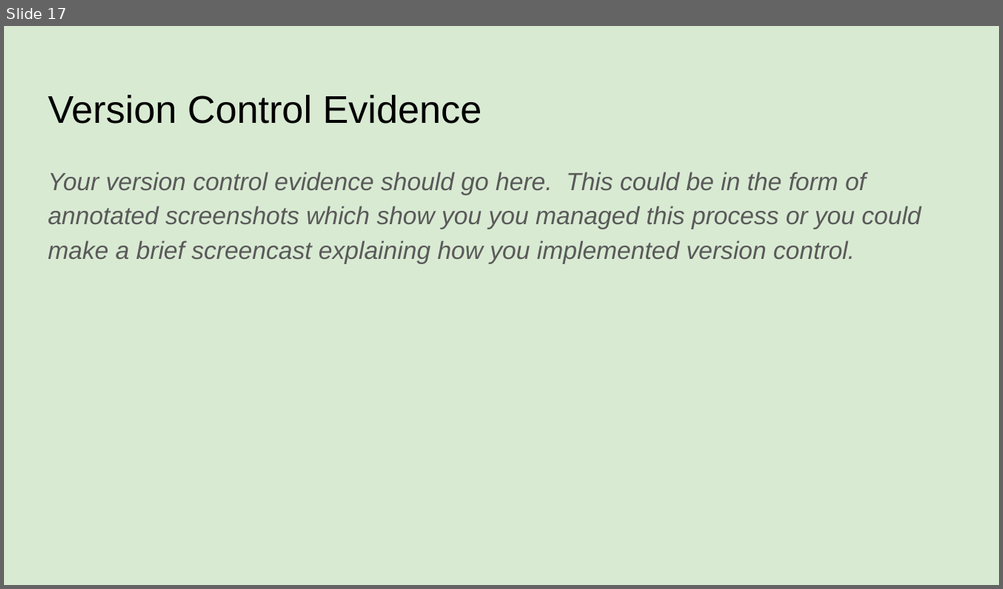
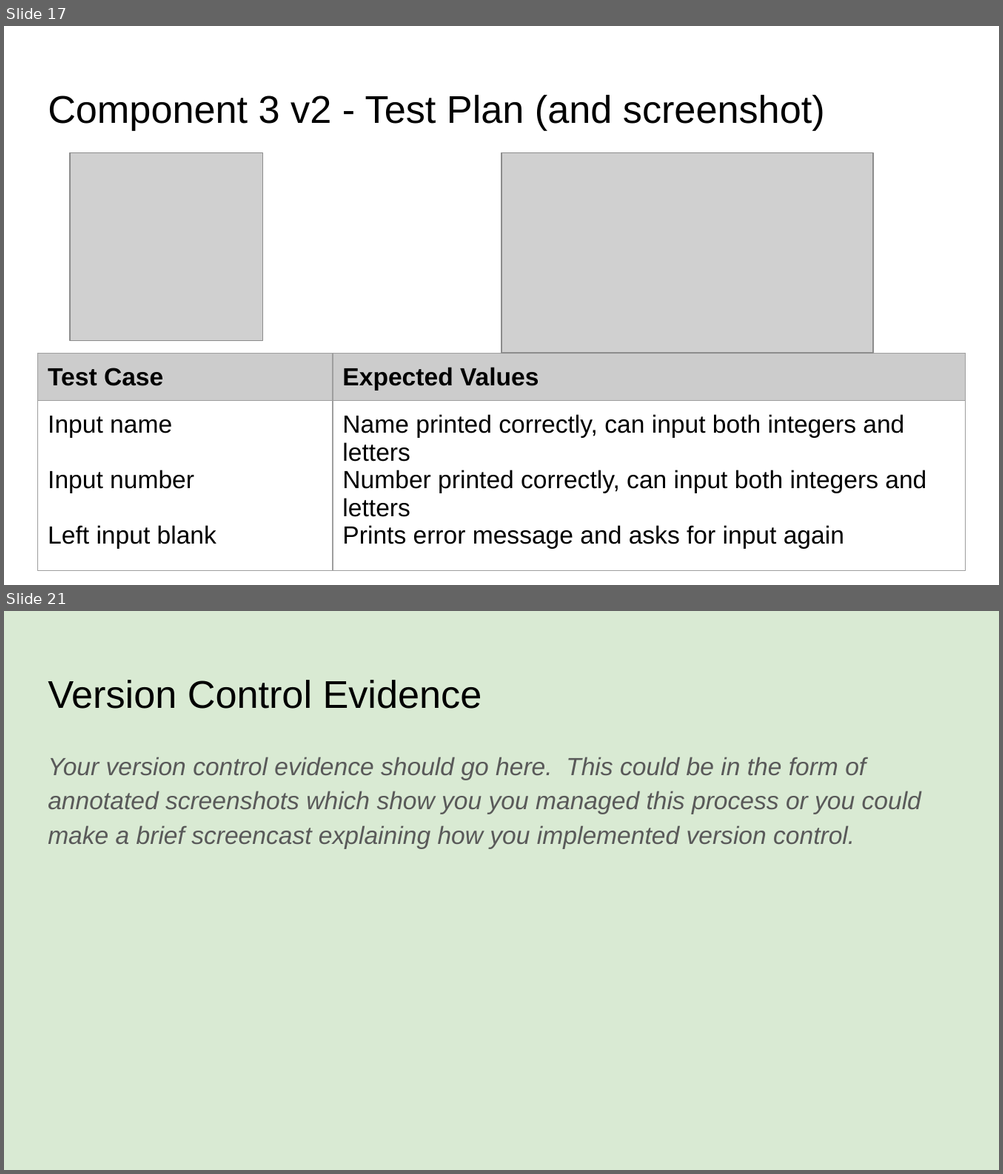
Before and after one commit to KaitlinEus/Pizza_bot, a slide deck: Python.pptx. Shown one above the other, each under a label of ours: slide 17 before the commit, slides 17 and 21 after it; the slides between them are not shown. The pictures are 1003x589 and 1003x1174 pixels, drawn with LibreOffice and Linux fonts; fonts in the diff are those of the drawing; grey boxes stand for pictures. Boxes give left, top, right and bottom in pixels: in the first picture for what was removed or moved away, otherwise in the second. Text is boxed around its words. In the diff, an @@ line names an element or a change of style, - is before the commit and + after.

Commit message:
Added "Not blank"
added validation so that entry cannot be left blank

```diff
--- a/Python.pptx
+++ b/Python.pptx
@@ slide 17 added at (4, 26, 999, 585), background #FFFFFF @@
@@ title added at (48, 95, 825, 130), 28 pt, text #000000 @@
+Component 3 v2 - Test Plan (and screenshot)
@@ picture added at (70, 153, 262, 341) @@
@@ picture added at (501, 153, 874, 353) @@
@@ table added at (38, 353, 964, 573), 2 rows, 2 columns @@
+Test Case | Expected Values
+Input name / Input number / Left input blank | Name printed correctly, can input both integers and letters / Number printed correctly, can input both integers and letters / Prints error message and asks for input again
@@ what was slide 17 is now slide 21 @@
```
Also in this commit, not shown: 1 slide changed, 3 other slides added, 2 other files.
